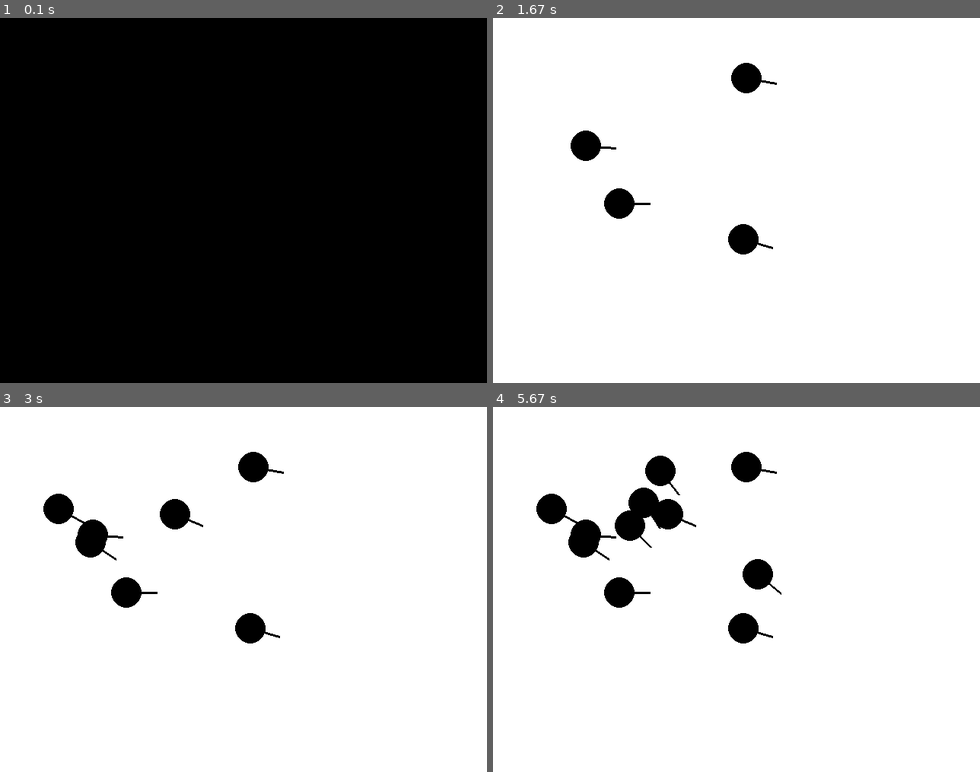
Above: before the commit, frames 1-4 (two rows, left to right).
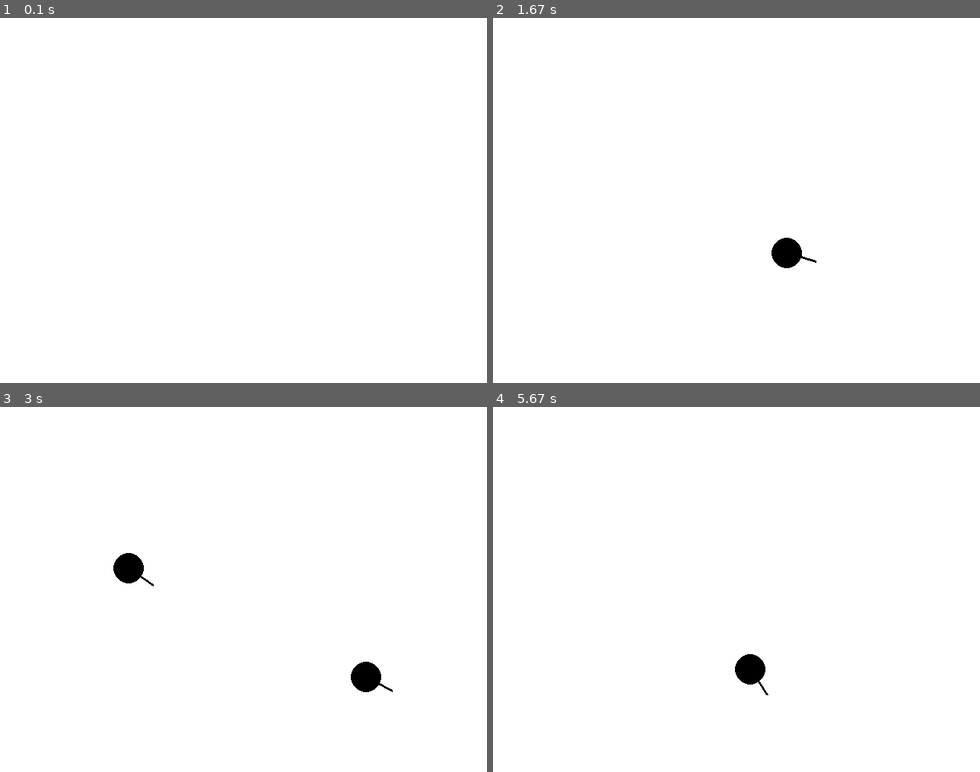
Above: after the commit, the same moments.

Repository: jjauzion/evolve
Game: pygame game, started from main.py
Same seed, same stepped clock (60 frames per second), same inputs: the game is played once before the commit and once after it.
Inputs (mouse positions are in pixels of both pictures, inside the frame that each line leads up to):
- Up to frame 1 (0.1 s): no input
- Up to frame 2 (1.67 s): press the mouse at (736, 222) at 0.37 s; move the mouse to (678, 215) at 0.47 s; release the mouse at (619, 204) at 0.6 s; click (585, 145) at 0.72 s; press the mouse at (585, 145) at 1.03 s; move the mouse to (663, 112) at 1.13 s; release the mouse at (746, 76) at 1.27 s; press the mouse at (585, 145) at 1.37 s; move the mouse to (663, 193) at 1.47 s; release the mouse at (741, 240) at 1.6 s
- Up to frame 3 (3 s): click (175, 512) at 2.22 s; click (58, 509) at 2.55 s; click (92, 542) at 2.88 s
- Up to frame 4 (5.67 s): press the mouse at (585, 542) at 3.2 s; move the mouse to (668, 556) at 3.3 s; release the mouse at (755, 574) at 3.43 s; press the mouse at (585, 542) at 3.53 s; move the mouse to (605, 534) at 3.63 s; release the mouse at (629, 523) at 3.77 s; press the mouse at (585, 542) at 4.37 s; move the mouse to (619, 505) at 4.47 s; release the mouse at (658, 472) at 4.6 s; press the mouse at (585, 542) at 5.2 s; move the mouse to (614, 523) at 5.3 s; release the mouse at (643, 501) at 5.43 s; press the mouse at (585, 542) at 5.53 s; move the mouse to (643, 509) at 5.63 s

The runs differ from the first frame. In frame 1, 100% of the frame differs, in the area x 0-100%, y 0-100%; in frame 2, 2.1%; in frame 3, 3.4%; in frame 4, 4.7%.

Commit message:
death system op

Diff:
--- /dev/null
+++ b/src/component/Health.py
@@ -0,0 +1,7 @@
+class Health:
+
+    def __init__(self, life, regen):
+        self.life = life
+        self.max_life = life
+        self.regen = regen
+        self.age = 0
--- a/src/component/Position.py
+++ b/src/component/Position.py
@@ -4,5 +4,8 @@
         self.x = position[0]
         self.y = position[1]
 
+    def __str__(self):
+        return "(x:{} ; y:{})".format(self.x, self.y)
+
     def get_position(self):
         return self.x, self.y
--- a/src/component/Visible.py
+++ b/src/component/Visible.py
@@ -9,7 +9,7 @@
 
     def draw(self, screen, color, position, size, width, vector, polar_vector):
         if self.shape == "cell":
-            pygame.draw.circle(screen, color, position, size, width)
+            pygame.draw.circle(screen, color, (round(position[0]), round(position[1])), size, width)
             y = position[1] + size * 2 * math.sin(polar_vector["theta"])
             x = position[0] + size * 2 * math.cos(polar_vector["theta"])
             print("position = {} ; vector = {} ; (x, y) = {}".format(position, vector, (x, y)))
--- a/src/constant.py
+++ b/src/constant.py
@@ -1,2 +1,5 @@
 MAX_ENTITY = 5000
 DENSITY = 1
+AGEING_START = 2
+AGEING_FACTOR = 20
+CYCLE_IN_YEAR = 100
--- a/src/entity/Cell.py
+++ b/src/entity/Cell.py
@@ -2,16 +2,21 @@
 from src.component import Velocity
 from src.component import Visible
 from src.component import Physic
+from src.component import Health
 
 
 class Cell:
 
-    def __init__(self, cell_id, position, size, vector):
+    def __init__(self, cell_id, position, size, vector, life, regen):
         self.id = cell_id
         vector = vector
         self.component = {
             "position": Position.Position(position),
             "velocity": Velocity.Velocity(vector=vector),
             "visible": Visible.Visible("cell"),
-            "physic": Physic.Physic(size)
+            "physic": Physic.Physic(size),
+            "health": Health.Health(life, regen)
         }
+
+    def __str__(self):
+        return "Cell {}: component : {{}}".format(self.id, self.component)
--- /dev/null
+++ b/src/system/Ageing.py
@@ -0,0 +1,12 @@
+from src.constant import *
+
+
+class Ageing:
+
+    def ageing(self, entity_list, cycle):
+        if cycle % CYCLE_IN_YEAR == 0:
+            entity_list = [ent for _, ent in entity_list.items() if "health" in ent.component]
+            for entity in entity_list:
+                entity.component["health"].age += 1
+                if entity.component["health"].age > AGEING_START:
+                    entity.component["health"].life -= AGEING_FACTOR
--- /dev/null
+++ b/src/system/Death.py
@@ -0,0 +1,8 @@
+class Death:
+
+    def death(self, entity_list):
+        dead_entity_list = [ent for _, ent in entity_list.items()
+                            if "health" in ent.component and ent.component["health"].life <= 0]
+        for entity in dead_entity_list:
+            print("<RIP> ---- Cell {} has died at the age of {} ---- <RIP>".format(entity.id, entity.component["health"].age))
+            entity_list.pop(entity.id)
--- a/src/system/Draw.py
+++ b/src/system/Draw.py
@@ -1,9 +1,8 @@
 class Draw:
 
-    def draw(self, entity, screen):
-        entity_list = entity if isinstance(entity, list) else [entity]
-        entity_list = [ent for ent in entity_list if "visible" in ent.component]
-        for entity in entity_list:
+    def draw(self, entity_list, screen):
+        draw_list = [ent for _, ent in entity_list.items() if "visible" in ent.component]
+        for entity in draw_list:
             color = (0, 0, 0)
             position = entity.component["position"].get_position()
             radius = entity.component["physic"].size
--- a/src/system/Game.py
+++ b/src/system/Game.py
@@ -1,20 +1,42 @@
 import pygame
 from pygame import locals as const
+import time
 
 from src.system import Universe
 from src.system import Draw
+from src.system import Move
+from src.system import Ageing
+from src.system import Death
+
+
+def timer(funct):
+    def timed_func(*args):
+        before = time.time()
+        return_val = funct(*args)
+        after = time.time()
+        print("{} sec spent in function {}".format(after - before, function))
+        return return_val
+    return timed_func()
 
 
 class Game:
     def __init__(self, screen=pygame.Surface):
         self.screen = screen
-        self.loop = True
+        self.cycle = 0
         self.universe = Universe.Universe()
         self.draw = Draw.Draw()
+        self.move = Move.Move()
+        self.death = Death.Death()
+        self.ageing = Ageing.Ageing()
+
+    def __str__(self):
+        string = "Cycle {}:\n".format(self.cycle)
+        string += str(self.universe)
+        return string
 
     def prepare(self):
         pygame.key.set_repeat(200, 50)
-        self.loop = True
+        self.cycle = 0
 
     def update_screen(self):
         pygame.draw.rect(self.screen, (255, 255, 255), (0, 0) + self.screen.get_size())
@@ -22,14 +44,24 @@
 
     def process_event(self, event=pygame.event):
         if event.type == const.QUIT or (event.type == const.KEYUP and event.key == const.K_ESCAPE):
-            self.loop = False
+            self.cycle = -1
         elif event.type == const.MOUSEBUTTONUP and event.button == 1:
             self.universe.create_new_entity(event.pos, 20)
-            self.update_screen()
+
+    def exe_cycle(self):
+        before = time.time()
+        print(self.__str__())
+        self.move.move_entity(self.universe.entity_list)
+        self.ageing.ageing(entity_list=self.universe.entity_list, cycle=self.cycle)
+        self.death.death(self.universe.entity_list)
+        self.update_screen()
+        self.cycle += 1
+        for event in pygame.event.get():
+            self.process_event(event)
+        pygame.display.flip()
+        print("cycle {} took {}s to run".format(self.cycle, time.time() - before))
 
     def start(self):
         self.prepare()
-        while self.loop:
-            for event in pygame.event.get():
-                self.process_event(event)
-            pygame.display.flip()
+        while self.cycle >= 0:
+            self.exe_cycle()
--- a/src/system/Move.py
+++ b/src/system/Move.py
@@ -1,8 +1,7 @@
 class Move:
 
-    def move_entity(self, entity):
-        entity_list = entity if isinstance(entity, list) else [entity]
-        entity_list = [ent for ent in entity_list if "velocity" in ent.component]
-        for entity in entity_list:
-            entity.component["position"].x += entity.component["velocity"].get_xspeed()
-            entity.component["position"].y += entity.component["velocity"].get_yspeed()
+    def move_entity(self, entity_list):
+        move_list = [ent for _, ent in entity_list.items() if "velocity" in ent.component]
+        for entity in move_list:
+            entity.component["position"].x += entity.component["velocity"].vector[0]
+            entity.component["position"].y += entity.component["velocity"].vector[1]
--- a/src/system/Universe.py
+++ b/src/system/Universe.py
@@ -5,22 +5,30 @@
 class Universe:
 
     def __init__(self):
-        self.entity_list = []
+        self.entity_list = {}
         self.theta = 0
+        self.last_id = 0
+
+    def __str__(self):
+        string = "{} entities alive in universe\n".format(len(self.entity_list))
+        for ent_id, entity in self.entity_list.items():
+            print("------->", entity)
+            string += "\tCell {}: age:{} ; life:{} ; position:{}\n"\
+                .format(entity.id, entity.component["health"].age, entity.component["health"].life, str(entity.component["position"]))
+        return string
 
     def _get_new_id(self):
-        if len(self.entity_list) == 0:
-            return 0
-        return self.entity_list[-1].id + 1
+        self.last_id += 1
+        return self.last_id
 
     def create_new_entity(self, position, size):
         x = size * math.cos(self.theta)
         y = size * math.sin(self.theta)
-        new = Cell.Cell(cell_id=self._get_new_id(), position=position, size=size, vector=(x, y))
+        new = Cell.Cell(cell_id=self._get_new_id(), position=position, size=size, vector=(x, y), life=100, regen=0)
         self.add_entity(new)
         self.theta += 0.1 if self.theta <= 2 * math.pi else -self.theta
 
     def add_entity(self, entity):
         if not isinstance(entity, Cell.Cell):
             raise TypeError("{} is not an instance of Cell".format(entity))
-        self.entity_list.append(entity)
+        self.entity_list[entity.id] = entity
